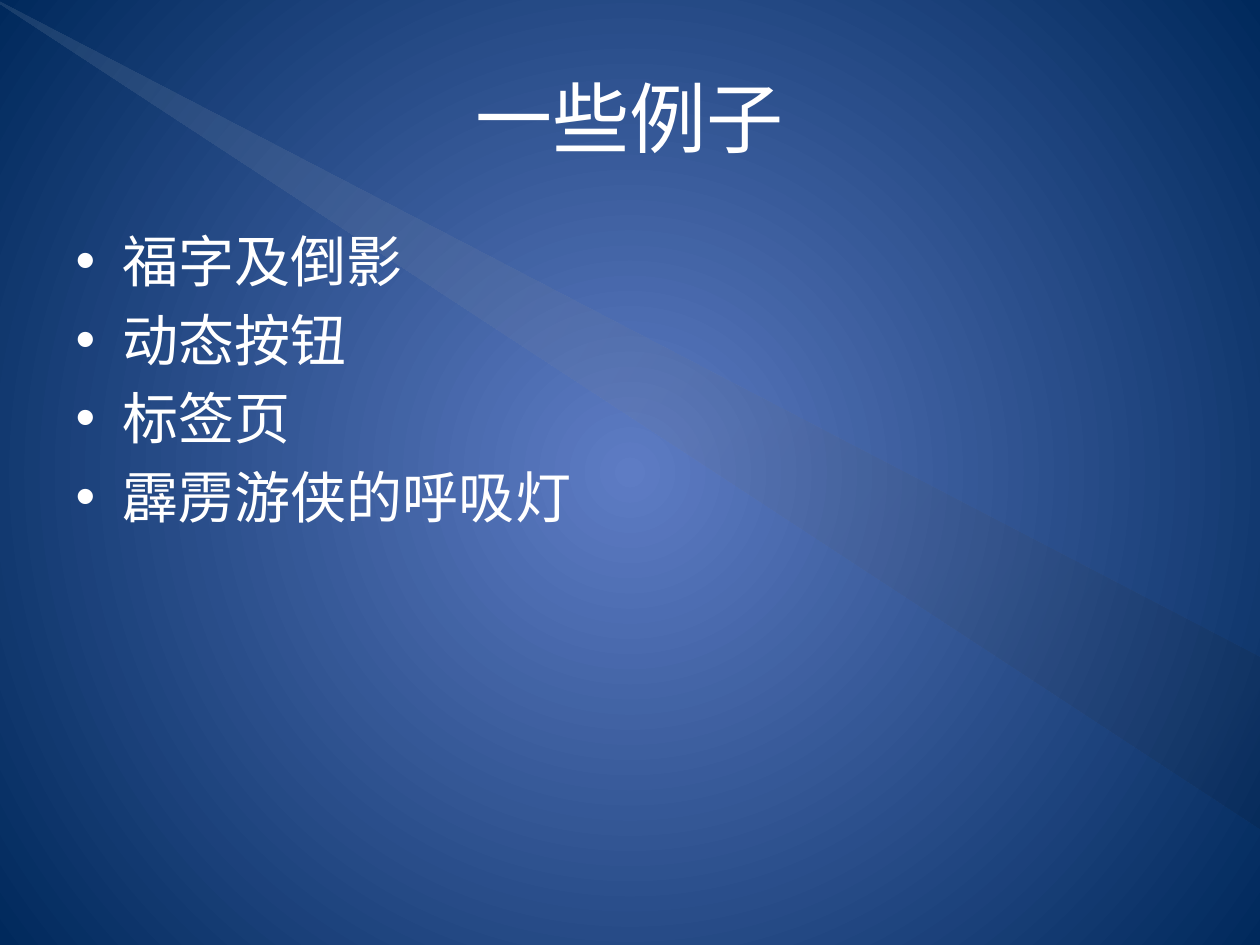
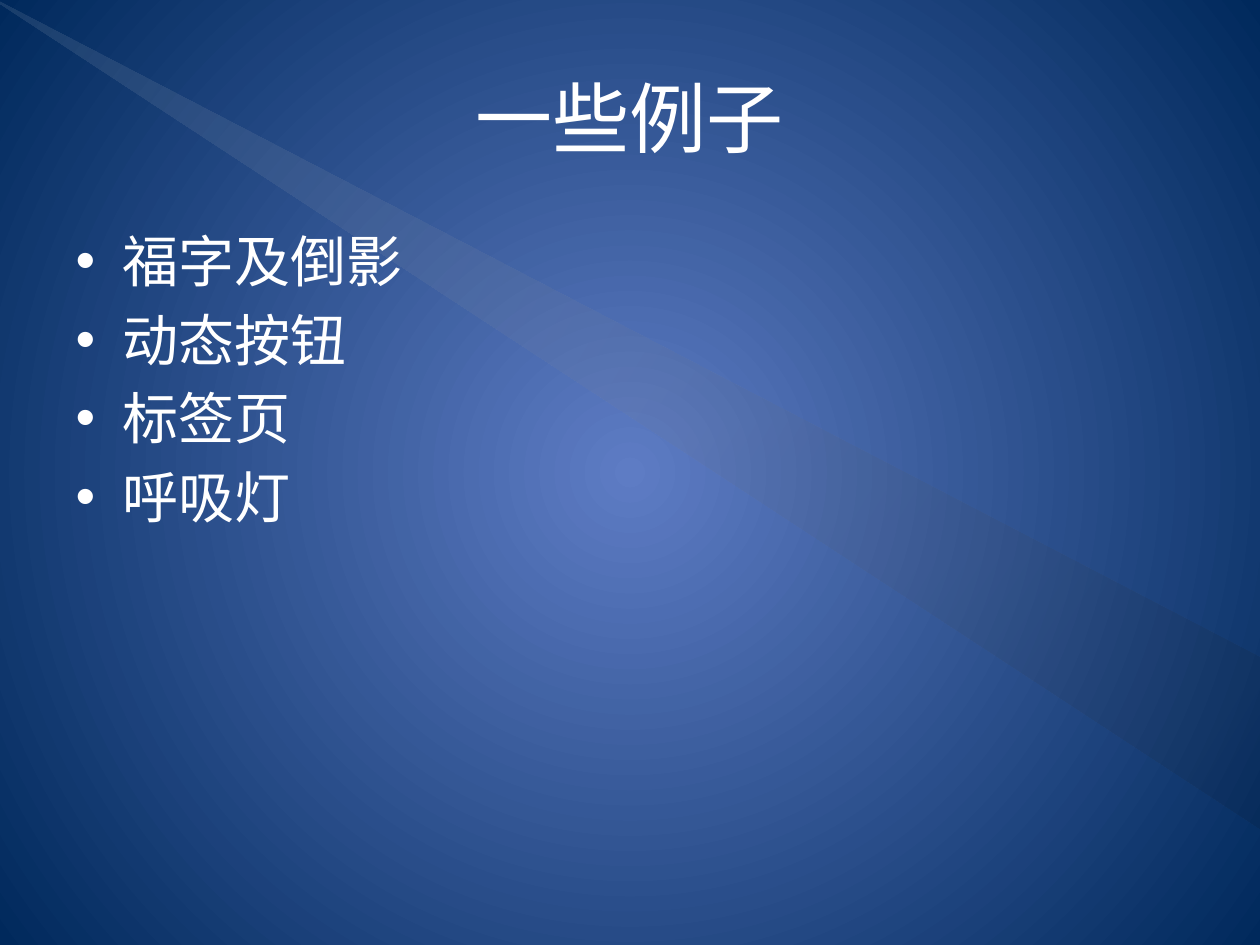
Before and after one commit to Hawkeyes0/HTML5-Test, a slide deck: slide 17 of Tour/CSS 3.pptx. Drawn at 1260x945 pixels with LibreOffice and Linux fonts; fonts in the diff are those of the drawing. Boxes give left, top, right and bottom in pixels: in the first picture for what was removed or moved away, otherwise in the second. Text is boxed around its words. In the diff, an @@ line names an element or a change of style, - is before the commit and + after.

```diff
--- a/Tour/CSS 3.pptx
+++ b/Tour/CSS 3.pptx
@@ text at (123,471,291,523): text changed @@
-• 霹雳游侠的呼吸灯
+• 呼吸灯
```
Also in this commit, not shown: 9 other files.
